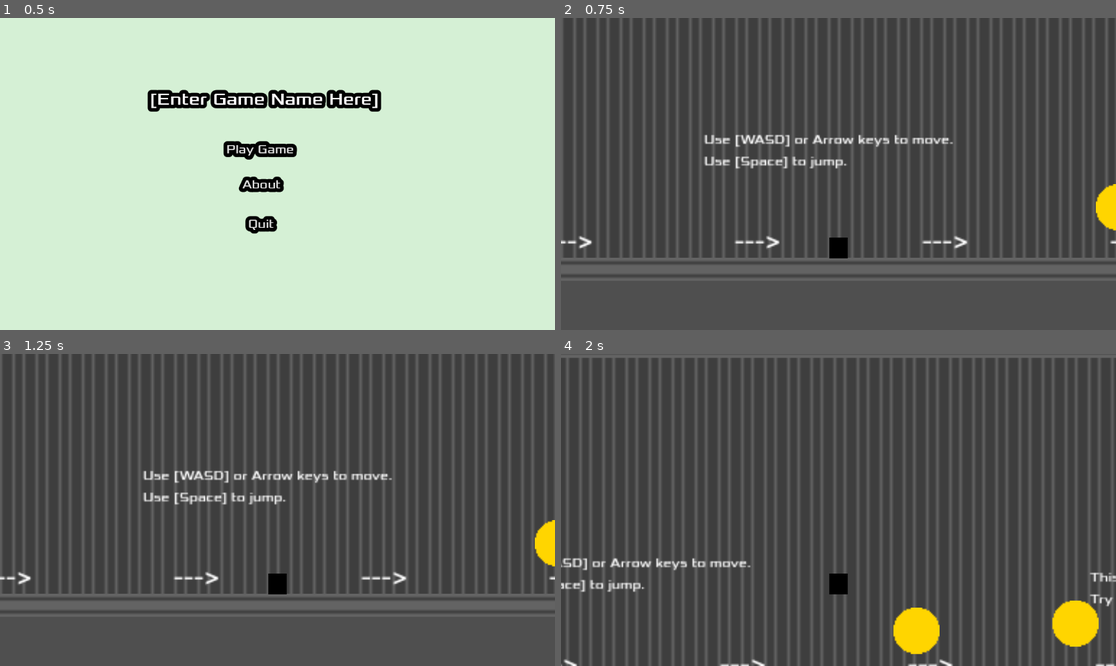
Above: before the commit, frames 1-4 (two rows, left to right).
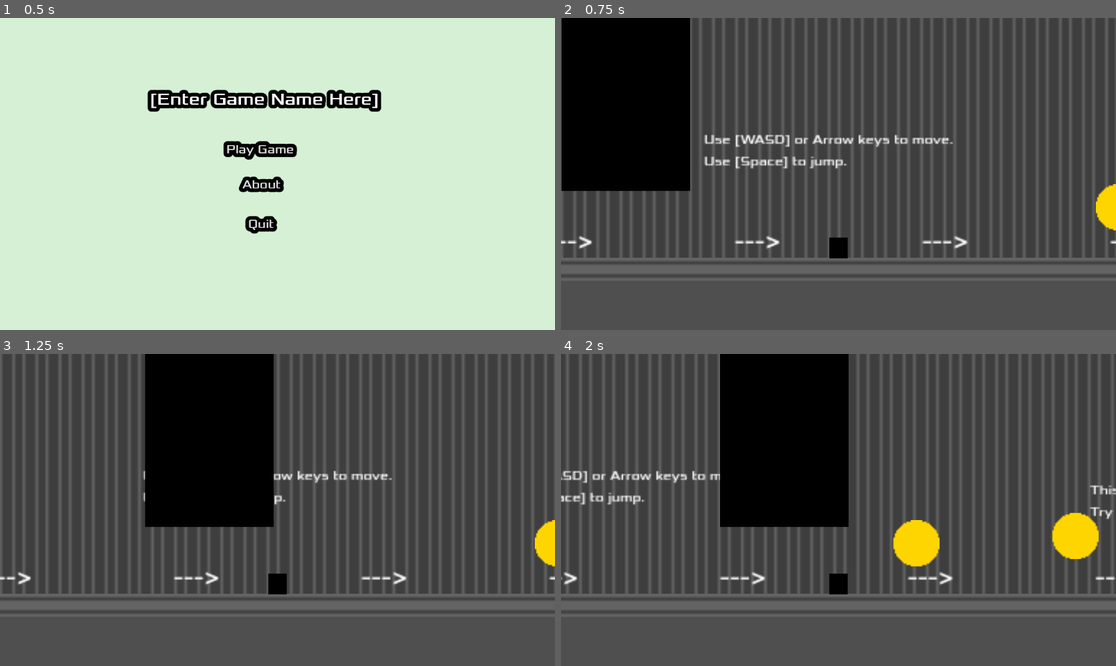
Above: after the commit, the same moments.

Repository: TitledGames/Microwave-Man
Game: Godot game, scene res://main_menu.tscn
Same seed, same stepped clock (60 frames per second), same inputs: the game is played once before the commit and once after it.
Inputs:
- Up to frame 1 (0.5 s): no input
- Up to frame 2 (0.75 s): click "Play Game" at 0.5 s
- Up to frame 3 (1.25 s): no input
- Up to frame 4 (2 s): hold Right (move_right) from 1.28 s (still down); tap Space (jump) at 1.52 s

Frame 1 is identical in both runs. In frame 2, 13% of the frame differs, in the area x 0-24%, y 0-56%; in frame 3, 13%; in frame 4, 23%, in the area x 0-100%, y 0-100%.

Commit message:
enemy edits

Diff:
--- a/enemy.gd
+++ b/enemy.gd
@@ -4,10 +4,10 @@
 var velocity = Vector2(1, 0)
 
 func _physics_process(delta):
-    linear_velocity = velocity * speed
+	linear_velocity = velocity * speed
 
 func _on_body_entered(body):
-    if body.is_in_group("walls"):
-        velocity.x *= -1
-    if body.is_in_group("player"):
-        get_tree().root.get_node("Main").game_over()
+	if body.is_in_group("walls"):
+		velocity.x *= -1
+	if body.is_in_group("player"):
+		get_tree().root.get_node("Main").game_over()
--- a/enemy.tscn
+++ b/enemy.tscn
@@ -1,21 +1,21 @@
-[gd_scene load_steps=4 format=3 uid="uid://dy645rmmbvjj8"]
+[gd_scene load_steps=4 format=3 uid="uid://cx0t1ok0lv362"]
 
 [ext_resource type="Texture2D" uid="uid://hcg7eaqk7vj2" path="res://assets/player.png" id="1_8xjnt"]
-[ext_resource type="Script" uid="uid://5suf3xcav8fh" path="res://enemy.gd" id="2_abcde"]
+[ext_resource type="Script" path="res://enemy.gd" id="2_abcde"]
 
 [sub_resource type="RectangleShape2D" id="RectangleShape2D_4gyqm"]
-size = Vector2(84.00003, 145.52954)
+size = Vector2(88.00001, 115)
 
 [node name="Enemy" type="RigidBody2D"]
 gravity_scale = 0.0
 script = ExtResource("2_abcde")
 
 [node name="CollisionShape2D" type="CollisionShape2D" parent="."]
-position = Vector2(499, 500.76477)
+position = Vector2(497, 502.5)
 shape = SubResource("RectangleShape2D_4gyqm")
 
 [node name="Sprite2D" type="Sprite2D" parent="."]
-position = Vector2(496.49997, 500.5)
+position = Vector2(499, 504.00003)
 scale = Vector2(2.7812502, 3.8437507)
 texture = ExtResource("1_8xjnt")
 
--- a/main.tscn
+++ b/main.tscn
@@ -77,12 +77,12 @@
 position = Vector2(-602, 395)
 scale = Vector2(0.05, 0.05)
 
-[node name="Enemy" parent="." instance=ExtResource("8_abcde")]
-position = Vector2(500, 500)
-
 [node name="Camera2D" type="Camera2D" parent="Player"]
 position = Vector2(3.8146973e-06, -1019.9999)
 zoom = Vector2(3, 3)
+
+[node name="Enemy" parent="." instance=ExtResource("8_abcde")]
+position = Vector2(-1278, -209)
 
 [node name="Coin" parent="." instance=ExtResource("5_lquwl")]
 position = Vector2(-298, 363)
Not shown: 2 places in main.tscn that only renumber resources
